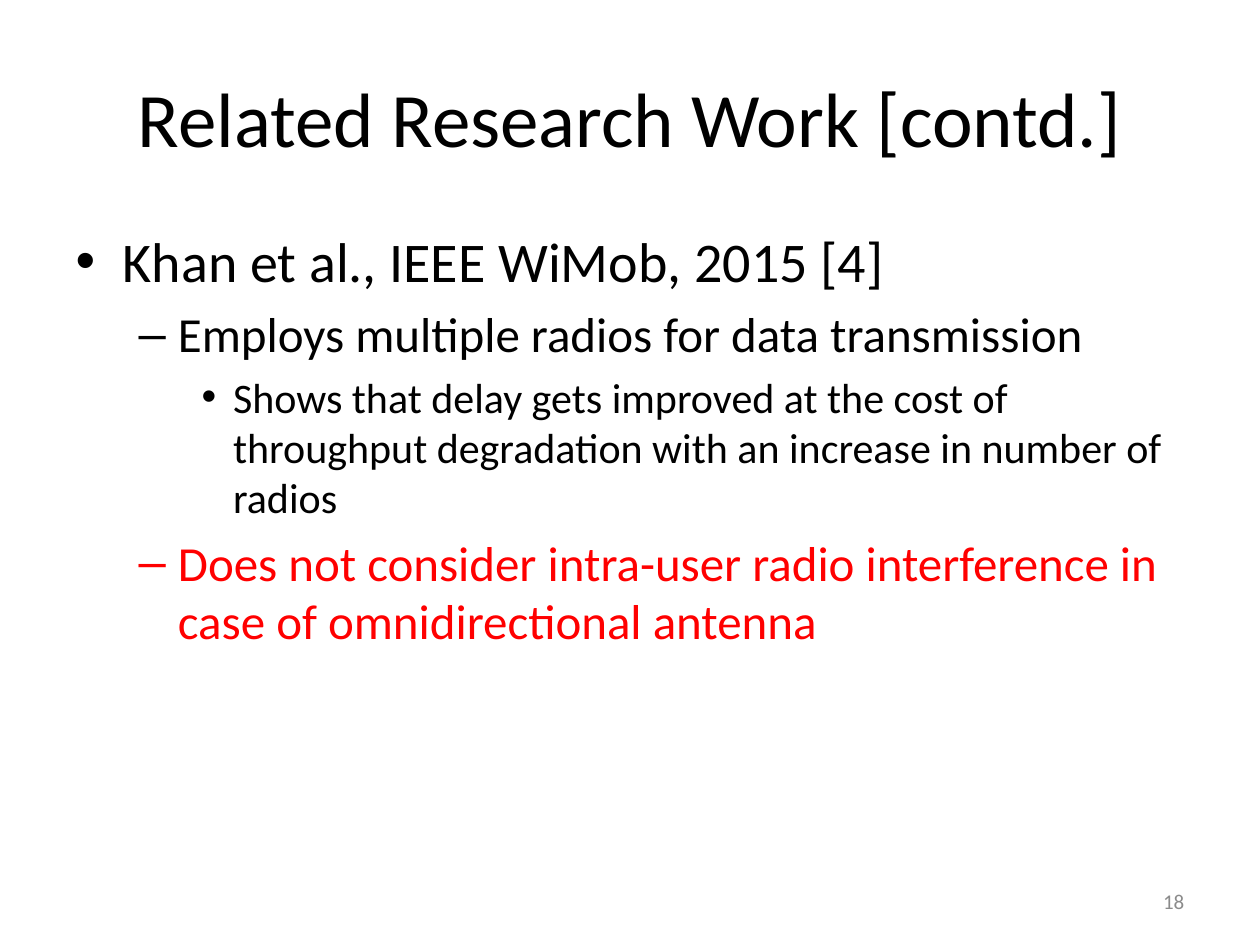
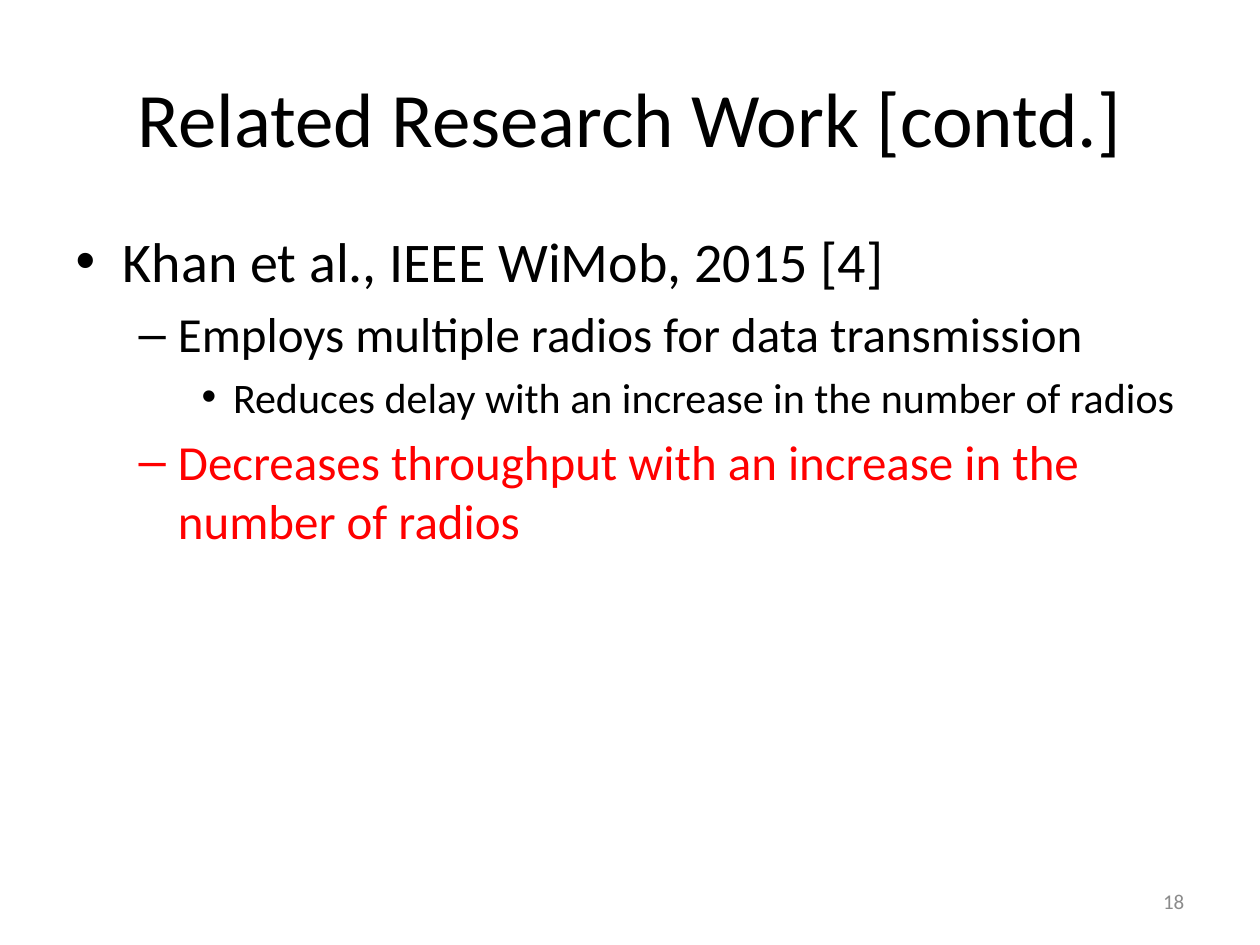
Before and after one commit to takhandipu/MSThesisPresentation, a slide deck: slide 18 of draft.pptx. Drawn at 1260x945 pixels with LibreOffice and Linux fonts; fonts in the diff are those of the drawing. Boxes give left, top, right and bottom in pixels: in the first picture for what was removed or moved away, otherwise in the second. Text is boxed around its words. In the diff, an @@ line names an element or a change of style, - is before the commit and + after.

```diff
--- a/draft.pptx
+++ b/draft.pptx
@@ text at box(178, 383, 1174, 540): text changed; size 24 to 28 pt; text colour #000000 to #FF0000 @@
-    • Shows that delay gets improved at the cost of throughput degradation with an increase in number of radios
-  – Does not consider intra-user radio interference in case of omnidirectional antenna
+    • Reduces delay with an increase in the number of radios
+  – Decreases throughput with an increase in the number of radios
```
Also in this commit, not shown: 23 other slides changed, 1 slide added, 1 slide removed, 1 other file.
